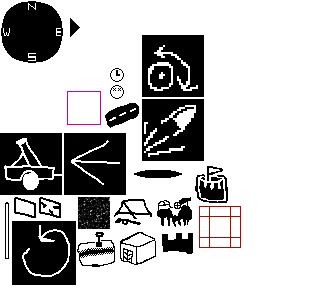
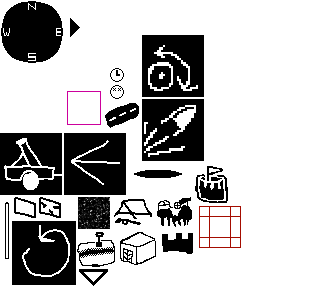
Layered file, before and after one edit (320px x 288px). Changes by layer:
added layer "Paint Layer 1" (1st of 2) above "Paint Layer 1" over bbox(79, 269, 108, 286)
painted on "Paint Layer 8" over bbox(79, 269, 108, 286)
